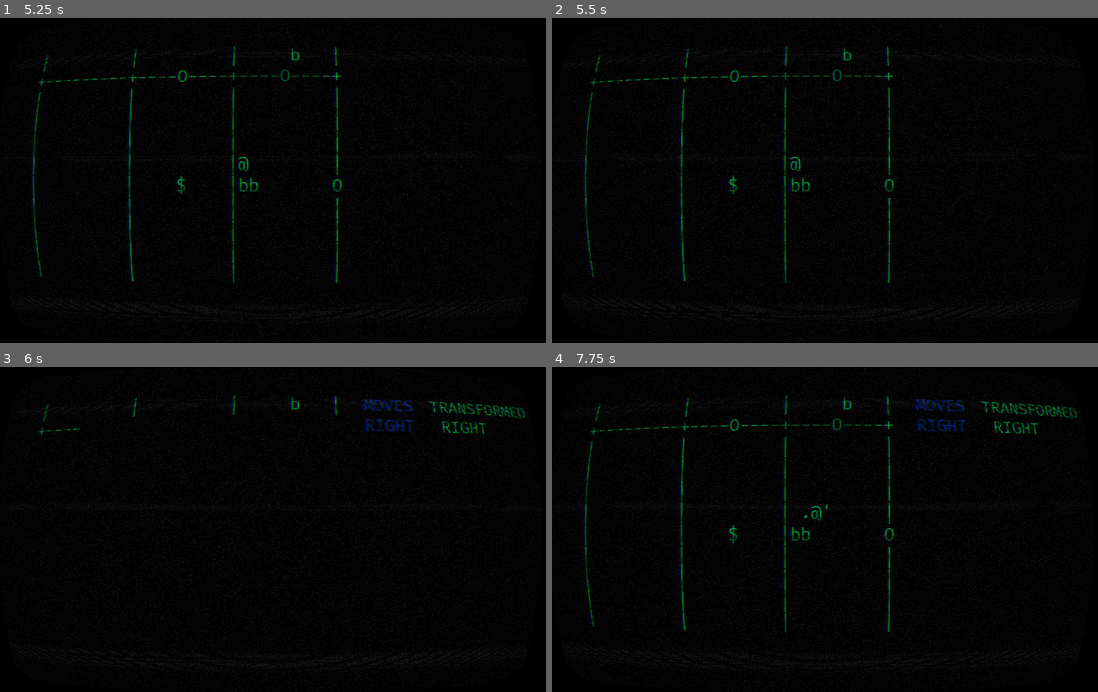
Above: before the commit, frames 1-4 (two rows, left to right).
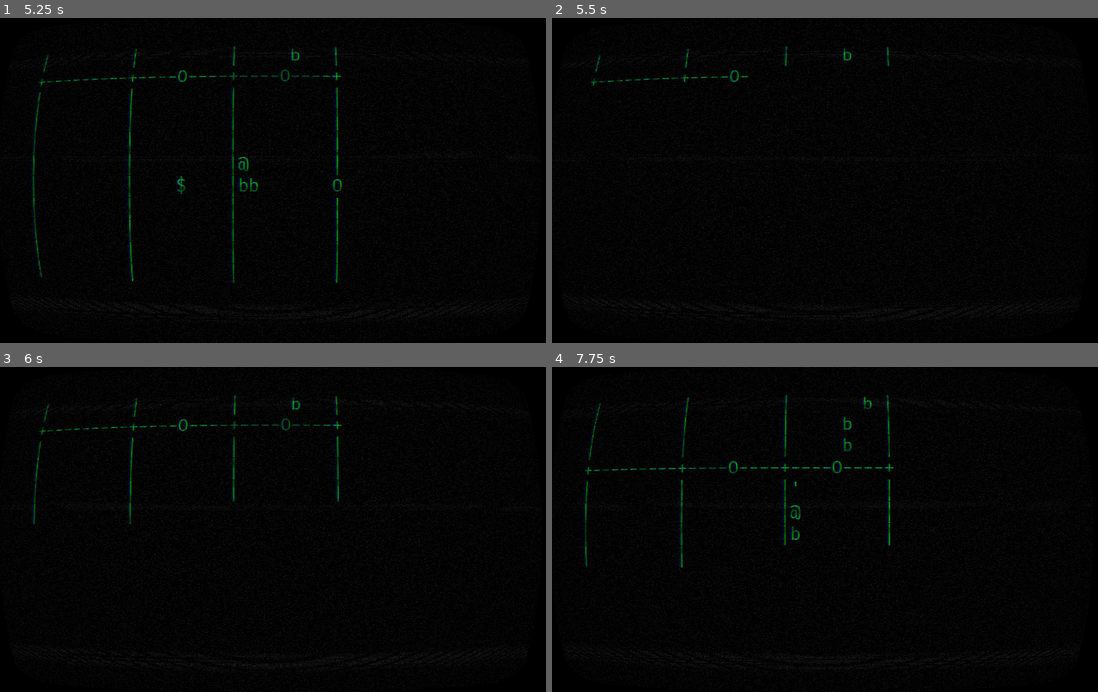
Above: after the commit, the same moments.

Repository: JakobSchauser/inversion-control
Game: Godot game, scene res://world.tscn
Two runs of this game, one before a commit and one after it. Both use one fixed random seed, a clock stepped at 60 frames per second and the inputs below.
Inputs:
- Up to frame 1 (5.25 s): tap Enter (ui_accept) at 0.5, 0.77, 0.8, 1.07, 1.25, 1.35, 1.52, 1.82, 2.3, 3.02, 3.32, 3.6, 3.77, 4.07, 4.52, 4.82 s; hold Right (ui_right) 0.53-1.28 s; tap B (b) at 0.6, 1.55, 2.1, 2.85, 4.35, 5.1 s; hold Backspace (backspace) 1.28-2.03 s; hold Right (ui_right) 2.03-2.78 s; hold Up (ui_up) 2.78-3.53 s; hold Left (ui_left) 3.53-5.03 s; tap D (debug) at 4.15 s; hold Backspace (backspace) from 5.03 s (still down)
- Up to frame 2 (5.5 s): keep holding Backspace (backspace); tap Enter (ui_accept) at 5.3 s
- Up to frame 3 (6 s): tap R (restart) at 5.75 s; release Backspace (backspace) at 5.78 s; hold Right (ui_right) from 5.78 s (still down); tap Enter (ui_accept) at 5.85 s
- Up to frame 4 (7.75 s): tap Enter (ui_accept) at 6.02, 6.32, 6.77, 6.8, 7.07, 7.52 s; tap B (b) at 6.05, 6.6, 7.35 s; release Right (ui_right) at 6.53 s; hold Up (ui_up) 6.53-7.28 s; hold Right (ui_right) from 7.28 s (still down)

Frame 1 is identical in both runs. In frame 2, 1.7% of the frame differs, in the area x 5-63%, y 15-82%; in frame 3, 1.8%; in frame 4, 3.0%, in the area x 4-97%, y 8-93%.

Commit message:
Daniels changes from Facebook

Diff:
--- a/world.gd
+++ b/world.gd
@@ -140,7 +140,6 @@
 
 
 func change_color(col):
-	print("WHEHE")
 	level.set("custom_colors/default_color", col)
 
 func draw_ghost():
@@ -155,6 +154,7 @@
 
 func domoves(moves_, dead=false):
 	var time = 0.3
+	var last_spot = null
 	if dead:
 		time = 0.07
 		change_color(col_red)
@@ -168,27 +168,36 @@
 		lerpcam(m)
 		# p.position += m*gridsize
 		var pp = pos + m
-		if not map[pp.y][pp.x] in "b|+-":
+		last_spot = map[pp.y][pp.x]
+		if not map[pp.y][pp.x] in "Ob|+-":
 			pos = pp
 			if not dead:
 				allmoves.append(m)
 			drawmove(m)
 			yield(get_tree().create_timer(time),"timeout")
 		elif not dead:
+
 			kill_player()
 			return
 
 
 	#imove = true
-	check_for_doors(pos)
+	var door = check_for_doors(pos)
 	# reset stuff here
 	if dead:
+		standon  = "."
+
 		imove = true
 		allmoves = []
 		change_color(col_start)
 		moves = []
 		movelabel.text = ""
 		originalmovelabel.text = ""
+
+	if not door and not dead:
+		yield(get_tree().create_timer(0.5),"timeout")
+		print("what")
+		kill_player()
 
 func mirror(moves, axis):
 	var mm = []
@@ -301,6 +310,8 @@
 
 			itemmenu = true
 			itemcursor = 0
+			return true
+	return false
 
 func lerpcam(dir):
 	if dir != Vector2():
